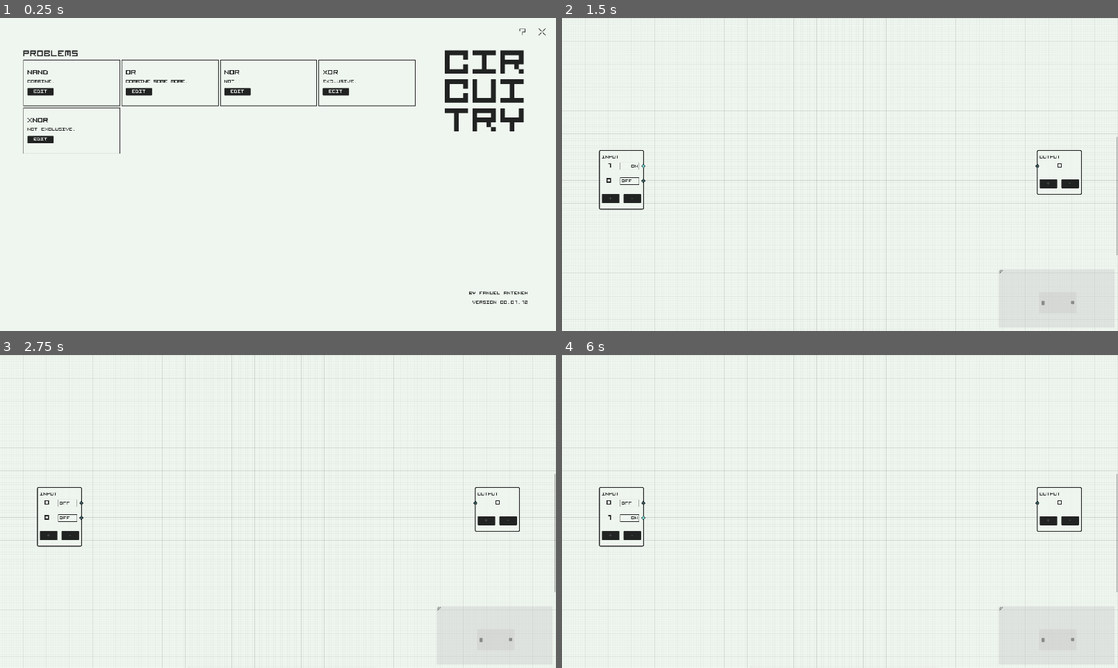
Above: before the commit, frames 1-4 (two rows, left to right).
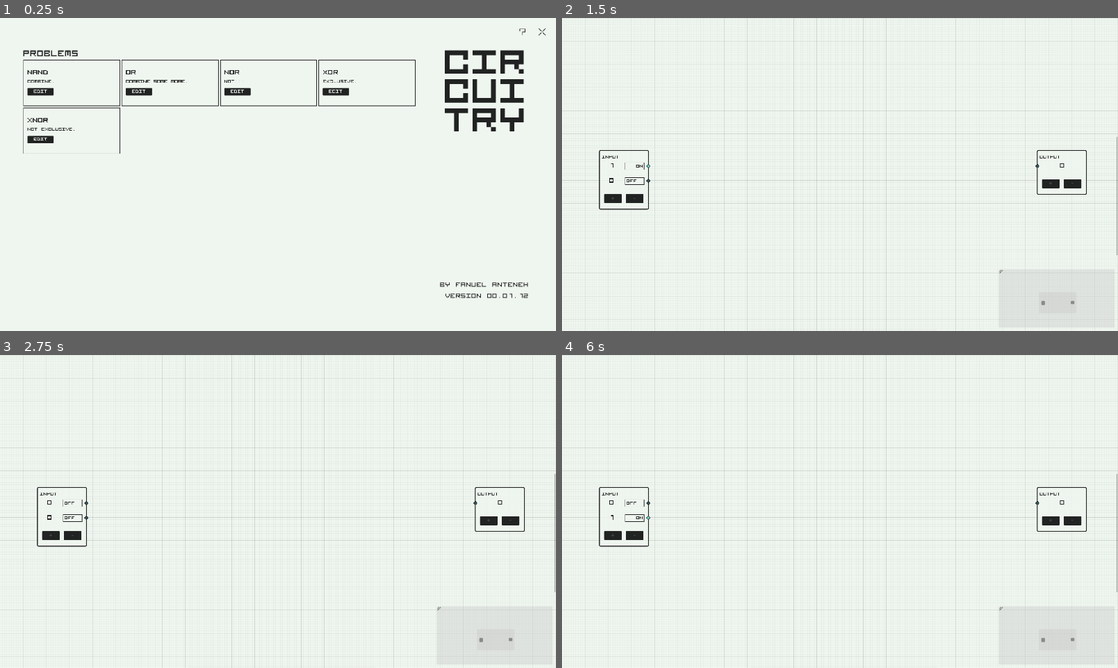
Above: after the commit, the same moments.

Repository: FanuelAnte/Circuitry
Game: Godot game, scene res://Scenes/Menus/MainMenu.tscn
The game is run twice, just before and just after one commit, with the same random seed, the same clock (stepped at 60 frames per second) and the same inputs.
Inputs:
- Up to frame 1 (0.25 s): no input
- Up to frame 2 (1.5 s): click "Edit" at 0.5 s; click "0" at 1.25 s
- Up to frame 3 (2.75 s): click "1" at 2 s
- Up to frame 4 (6 s): click "0" at 2.75 s; click "1" at 3.5 s; click "0" at 4.25 s; click "1" at 5 s; click "0" at 5.75 s

The runs differ from the first frame. In frame 1, 0.3% of the frame differs, in the area x 79-95%, y 84-92%; in frame 2, 0.3%; in frame 3, 0.3%, in the area x 7-95%, y 42-100%; in frame 4, 0.3%.

Commit message:
Fixed Save System

Diff:
--- a/Scenes/MainGame.gd
+++ b/Scenes/MainGame.gd
@@ -3,16 +3,16 @@
 var and_scene = preload("res://Scenes/Nodes/AND.tscn")
 var not_scene = preload("res://Scenes/Nodes/NOT.tscn")
 var input_scene = preload("res://Scenes/Nodes/Input.tscn")
-var output_node = preload("res://Scenes/Nodes/Output.tscn")
+var output_scene = preload("res://Scenes/Nodes/Output.tscn")
 
 onready var graph_edit = $GraphEdit
 onready var node_menu = $NodeMenu
 
 func _ready():
 	graph_edit.get_zoom_hbox().visible = false
-	graph_edit.get_child(1).offset = Vector2(1640, 456)
-	graph_edit.get_child(2).offset = Vector2(128, 456)
 	node_menu.parse_validation_table()
+#	graph_edit.get_child(1).offset = Vector2(1640, 456)
+#	graph_edit.get_child(2).offset = Vector2(128, 456)
 	load_saved_file(Globals.current_problem["id"])
 
 func save(problem_id, nodes, connections):
@@ -24,6 +24,15 @@
 
 func load_saved_file(problem_id):
 	var file = File.new()
+	if not file.file_exists("user://problem" + str(problem_id) + ".save"):
+		var input_node = input_scene.instance()
+		graph_edit.add_child(input_node)
+		input_node.offset = Vector2(128, 456)
+
+		var output_node = output_scene.instance()
+		graph_edit.add_child(output_node)
+		output_node.offset = Vector2(1640, 456)
+
 	if file.file_exists("user://problem" + str(problem_id) + ".save"):
 		for node in graph_edit.get_children():
 			if node.is_in_group("node"):
@@ -35,21 +44,22 @@
 		for node in save_data["nodes"]:
 			var path = load(node["scene_path"])
 			var added_node = path.instance()
+			graph_edit.add_child(added_node)
+			added_node.name = node["node_name"]
 			added_node.graph_edit = graph_edit
-			graph_edit.add_child(added_node)
 			added_node.is_being_dragged = false
 			added_node.offset = Vector2(node["node_position_x"], node["node_position_y"])
-			added_node.name = node["node_name"]
 
 			if added_node.node_type == "INPUT":
 				added_node.io_values = node["io_values"]
 
+			print(node["node_name"])
+
 		for connection in save_data["connections"]:
-			graph_edit.connect_node(connection["from"], connection["from_port"], connection["to"], connection["to_port"])
+			graph_edit.connect_node(connection["from"].replacen("@", ""), connection["from_port"], connection["to"].replacen("@", ""), connection["to_port"])
+			print(connection)
 
 		file.close()
-	else:
-		return
 
 func _process(delta):
 	if Input.is_mouse_button_pressed(2):
@@ -83,8 +93,9 @@
 	var current_nodes = []
 	for node in graph_edit.get_children():
 		if node.is_in_group("node"):
+#			print(node.name)
 			current_nodes.append({
-				"node_name" : node.name,
+				"node_name" : node.name.replacen("@", ""),
 				"node_position_x" : node.offset.x,
 				"node_position_y" : node.offset.y,
 				"io_values" : node.io_values,
--- a/Scenes/MainGame.tscn
+++ b/Scenes/MainGame.tscn
@@ -1,9 +1,7 @@
-[gd_scene load_steps=6 format=2]
+[gd_scene load_steps=4 format=2]
 
 [ext_resource path="res://Scenes/NodeMenu.tscn" type="PackedScene" id=1]
 [ext_resource path="res://Assets/Themes/LightTheme.tres" type="Theme" id=2]
-[ext_resource path="res://Scenes/Nodes/Input.tscn" type="PackedScene" id=3]
-[ext_resource path="res://Scenes/Nodes/Output.tscn" type="PackedScene" id=4]
 [ext_resource path="res://Scenes/MainGame.gd" type="Script" id=18]
 
 [node name="MainGame" type="Control" groups=["MainGame"]]
@@ -22,16 +20,6 @@
 zoom_step = 1.05
 minimap_size = Vector2( 400, 200 )
 
-[node name="Output" parent="GraphEdit" groups=["output"] instance=ExtResource( 4 )]
-margin_right = 155.0
-margin_bottom = 128.0
-mouse_filter = 1
-
-[node name="Input" parent="GraphEdit" groups=["input"] instance=ExtResource( 3 )]
-margin_right = 155.0
-margin_bottom = 128.0
-mouse_filter = 1
-
 [node name="NodeMenu" parent="." instance=ExtResource( 1 )]
 margin_left = -576.0
 margin_right = -320.0
--- a/Scenes/Menus/MainMenu.tscn
+++ b/Scenes/Menus/MainMenu.tscn
@@ -12,7 +12,7 @@
 font_data = ExtResource( 2 )
 
 [sub_resource type="DynamicFont" id=2]
-size = 12
+size = 18
 font_data = ExtResource( 2 )
 
 [sub_resource type="DynamicFont" id=4]
@@ -52,15 +52,15 @@
 anchor_top = 1.0
 anchor_right = 1.0
 anchor_bottom = 1.0
-margin_left = -300.0
-margin_top = -136.0
-margin_right = -96.0
-margin_bottom = -92.0
+margin_left = -400.0
+margin_top = -167.0
+margin_right = -94.0
+margin_bottom = -111.0
 custom_constants/separation = 20
 
 [node name="NameLbl" type="Label" parent="Info"]
-margin_right = 204.0
-margin_bottom = 12.0
+margin_right = 306.0
+margin_bottom = 18.0
 custom_colors/font_color = Color( 0.133333, 0.137255, 0.137255, 1 )
 custom_fonts/font = SubResource( 2 )
 text = "by fanuel anteneh"
@@ -68,9 +68,9 @@
 valign = 1
 
 [node name="VersionLbl" type="Label" parent="Info"]
-margin_top = 32.0
-margin_right = 204.0
-margin_bottom = 44.0
+margin_top = 38.0
+margin_right = 306.0
+margin_bottom = 56.0
 custom_colors/font_color = Color( 0.133333, 0.137255, 0.137255, 1 )
 custom_fonts/font = SubResource( 2 )
 text = "Version 00.01.12"
